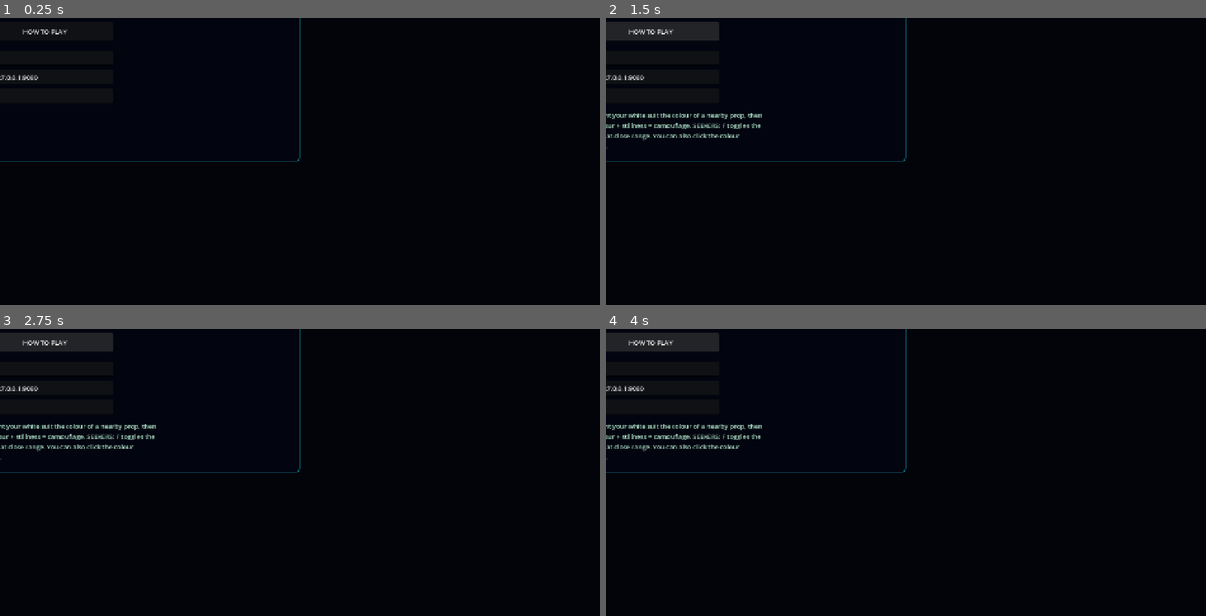
Above: before the commit, frames 1-4 (two rows, left to right).
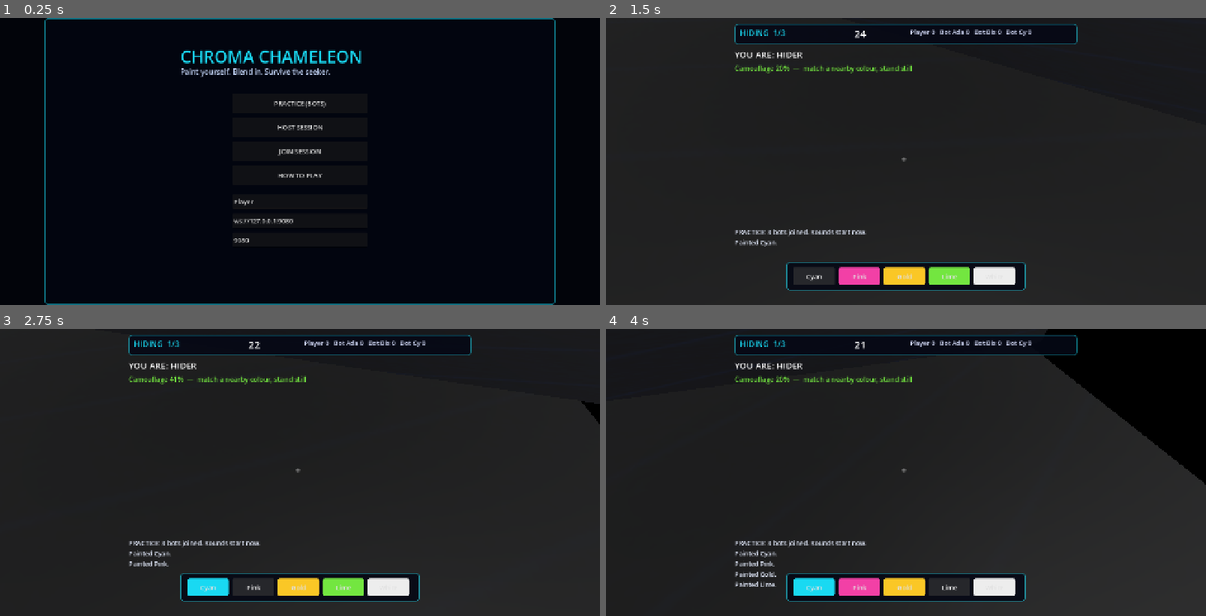
Above: after the commit, the same moments.

Repository: peakbuild112000/Project2
Game: Godot game, scene res://scenes/Main.tscn
Two runs of this game, one before a commit and one after it. Both use one fixed random seed, a clock stepped at 60 frames per second and the inputs below.
Inputs:
- Up to frame 1 (0.25 s): no input
- Up to frame 2 (1.5 s): click "HOW TO PLAY" (after the commit: "PRACTICE (BOTS)") at 0.5 s; click "HOW TO PLAY" (after the commit: "Cyan") at 1.25 s
- Up to frame 3 (2.75 s): click "HOW TO PLAY" (after the commit: "Pink") at 2 s
- Up to frame 4 (4 s): click "HOW TO PLAY" (after the commit: "Gold") at 2.75 s; click "HOW TO PLAY" (after the commit: "Lime") at 3.5 s

The runs differ from the first frame. In frame 1, 3.6% of the frame differs, in the area x 0-93%, y 0-100%; in frame 2, 82%; in frame 3, 83%, in the area x 0-100%, y 0-100%; in frame 4, 79%.

Commit message:
Fix UI groups anchored to top-left instead of center

Diff:
--- a/scripts/HUD.gd
+++ b/scripts/HUD.gd
@@ -65,6 +65,12 @@
 	s = maxf(s, 0.2)
 	surface.scale = Vector2(s, s)
 
+func _make_group() -> Control:
+	var g := Control.new()
+	g.set_anchors_preset(Control.PRESET_FULL_RECT)
+	surface.add_child(g)
+	return g
+
 func _place(c: Control, x: float, y: float, w: float, h: float, ax: float = 0.0, ay: float = 0.0) -> void:
 	c.anchor_left = ax
 	c.anchor_top = ay
@@ -116,8 +122,7 @@
 	ui.emit(action, value)
 
 func _build_menu() -> void:
-	menu_group = Control.new()
-	surface.add_child(menu_group)
+	menu_group = _make_group()
 	var bg := _panel(menu_group, -640, -360, 1280, 720, 0.5, 0.5, Color(0.01, 0.02, 0.06, 0.95))
 	_label(bg, "CHROMA CHAMELEON", -300, -292, 600, 58, 0.5, 0.5, 42, Color(0.10, 0.85, 0.95))
 	_label(bg, "Paint yourself. Blend in. Survive the seeker.", -300, -238, 600, 30, 0.5, 0.5, 18, Color(0.75, 0.82, 0.95))
@@ -132,8 +137,7 @@
 	menu_info.autowrap_mode = TextServer.AUTOWRAP_WORD_SMART
 
 func _build_hud() -> void:
-	hud_group = Control.new()
-	surface.add_child(hud_group)
+	hud_group = _make_group()
 	var top := _panel(hud_group, -430, -345, 860, 52, 0.5, 0.5)
 	phase_label = _label(top, "", 14, 8, 260, 34, 0.0, 0.0, 20, Color(0.10, 0.85, 0.95))
 	time_label = _label(top, "", 300, 6, 120, 38, 0.0, 0.0, 26, Color.WHITE)
@@ -154,8 +158,7 @@
 		swatches.append(b)
 
 func _build_result() -> void:
-	result_group = Control.new()
-	surface.add_child(result_group)
+	result_group = _make_group()
 	var bg := _panel(result_group, -330, -150, 660, 300, 0.5, 0.5, Color(0.02, 0.03, 0.09, 0.94))
 	result_label = _label(bg, "", -290, -120, 580, 230, 0.5, 0.5, 22, Color.WHITE)
 	result_label.autowrap_mode = TextServer.AUTOWRAP_WORD_SMART
